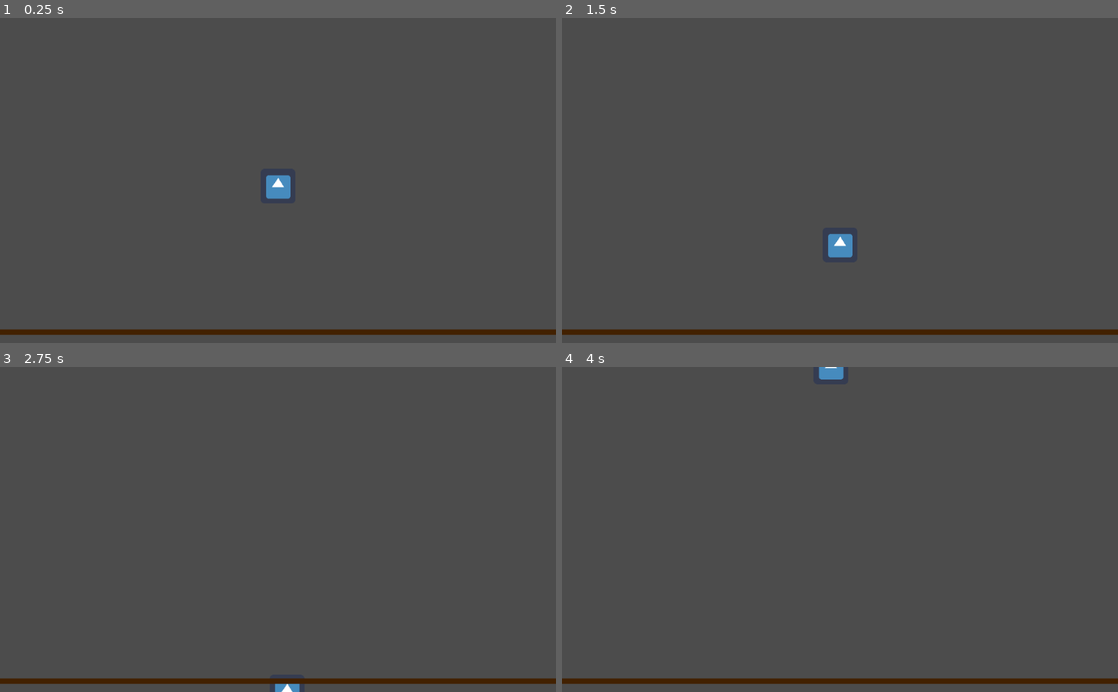
Above: before the commit, frames 1-4 (two rows, left to right).
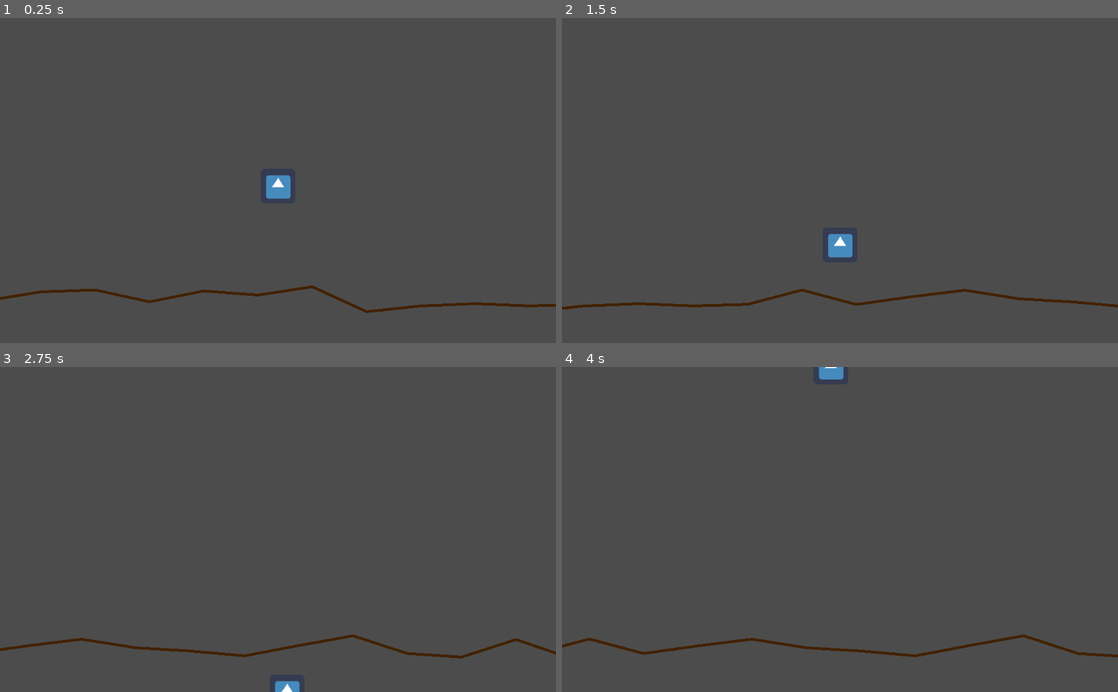
Above: after the commit, the same moments.

Repository: jastadj/defender_remake
Game: Godot game, scene res://scenes/game.tscn
Two runs of this game, one before a commit and one after it. Both use one fixed random seed, a clock stepped at 60 frames per second and the inputs below. The engine's default icon, where the game draws it, is replaced by a stand-in: a white triangle on a blue panel in a dark square.
Inputs:
- Up to frame 1 (0.25 s): no input
- Up to frame 2 (1.5 s): tap Enter at 0.5 s; hold Right (ui_right) 0.53-1.28 s; hold Down (ui_down) from 1.28 s (still down)
- Up to frame 3 (2.75 s): tap Space at 2 s; release Down (ui_down) at 2.03 s; hold Right (ui_right) from 2.03 s (still down)
- Up to frame 4 (4 s): release Right (ui_right) at 2.78 s; hold Up (ui_up) 2.78-3.53 s; hold Left (ui_left) from 3.53 s (still down)

The runs differ from the first frame. In frame 1, 2.6% of the frame differs, in the area x 0-100%, y 82-98%; in frame 2, 2.6%; in frame 3, 2.6%; in frame 4, 2.6%.

Commit message:
generate mountain range

Diff:
--- a/mountain/mountain_range.gd
+++ b/mountain/mountain_range.gd
@@ -1,6 +1,17 @@
 extends Line2D
 
+var segments = 10
+var amplitude = 50
 
-func create_range(range_width):
-	points = [Vector2(0,0), Vector2(range_width,0)]
-	print("creating range points:", points)
+
+func create_range(range_width, noise_x_pos):
+	var noise = OpenSimplexNoise.new()
+	var rangepoints = []
+	var seglen = range_width / segments
+
+	for p in range(0, segments+1):
+		var noise_x = noise_x_pos + seglen*p
+		var noise_y = noise.get_noise_1d(noise_x)
+		rangepoints.push_back( Vector2(p*seglen, noise_y*amplitude) )
+
+	points = rangepoints
--- a/mountain/mountain_range.tscn
+++ b/mountain/mountain_range.tscn
@@ -4,5 +4,6 @@
 
 [node name="mountain_range" type="Line2D"]
 points = PoolVector2Array( 0, 0 )
+width = 5.0
 default_color = Color( 0.262745, 0.133333, 0.00392157, 1 )
 script = ExtResource( 1 )
--- a/scenes/game.gd
+++ b/scenes/game.gd
@@ -4,10 +4,9 @@
 
 func _ready():
 
-
-	#$Camera2D.position = viewport_rect/2
-
-	add_mountain(-1)
+	#var gameseed = OS.get_unix_time()
+	#seed(gameseed)
+	pass
 
 func _physics_process(delta):
 
@@ -40,6 +39,6 @@
 
 	var new_range = preload("res://mountain/mountain_range.tscn").instance()
 
-	new_range.position = Vector2(x_chunk*MTN_RANGE_CHUNK_WIDTH, get_viewport_rect().size.y - 20)
-	new_range.create_range(MTN_RANGE_CHUNK_WIDTH)
+	new_range.position = Vector2(x_chunk*MTN_RANGE_CHUNK_WIDTH, get_viewport_rect().size.y - 80)
+	new_range.create_range(MTN_RANGE_CHUNK_WIDTH, x_chunk*MTN_RANGE_CHUNK_WIDTH)
 	$mountains.add_child(new_range)
